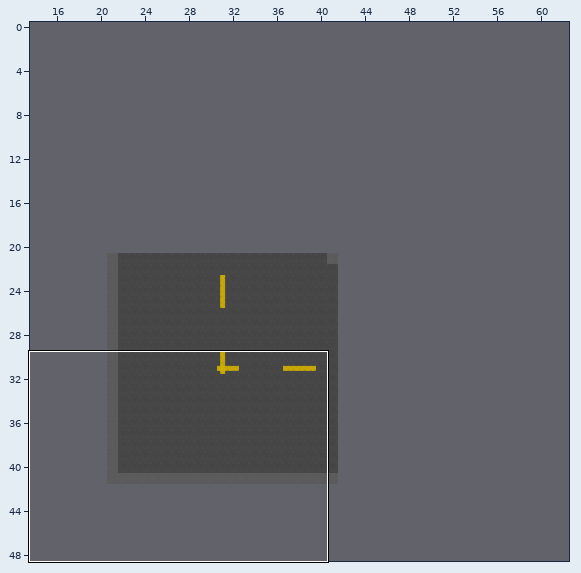
Tiled map: Map/Streets/street_2_edge.tmx. Above, an overview of the earlier version with the close-up marked.
Close-up. Before the edit:
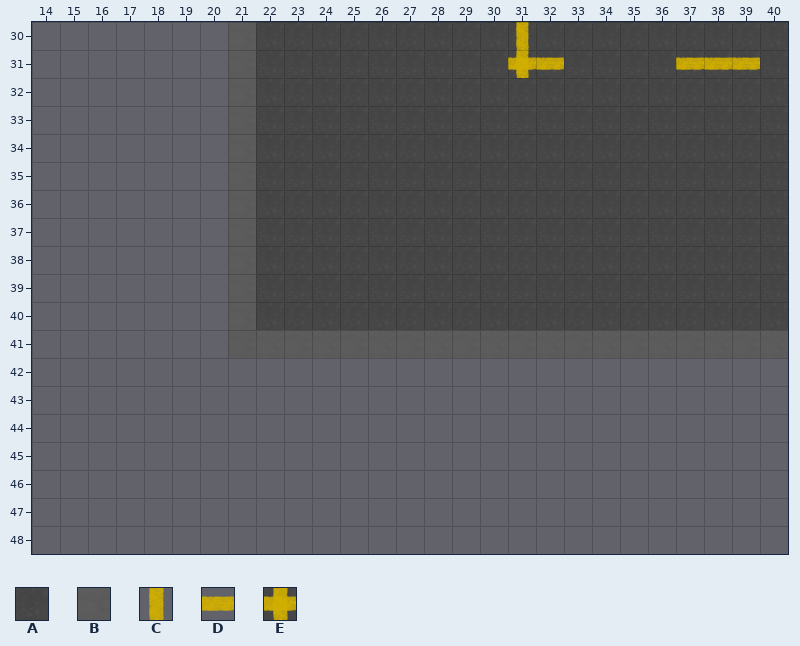
Cells are 32x32 px. Shown: x 14..40, y 30..48. The commit also changed other parts of the map, which this record leaves out. The old version is drawn lined up with the new one.
Key: from "tileset_gen4": A 0, B 15, C 16, D 17, E 18.
_ is an empty cell, # one hidden under a higher layer.
Layer "street_asphalt" before, first column x 14:
30 _______#AAAAAAAAAAAAAAAAAAA
31 _______#AAAAAAAAAAAAAAAAAAA
32 _______#AAAAAAAAAAAAAAAAAAA
33 _______#AAAAAAAAAAAAAAAAAAA
34 _______#AAAAAAAAAAAAAAAAAAA
35 _______#AAAAAAAAAAAAAAAAAAA
36 _______#AAAAAAAAAAAAAAAAAAA
37 _______#AAAAAAAAAAAAAAAAAAA
38 _______#AAAAAAAAAAAAAAAAAAA
39 _______#AAAAAAAAAAAAAAAAAAA
40 _______#AAAAAAAAAAAAAAAAAAA
41 _______####################
42 ___________________________
43 ___________________________
44 ___________________________
45 ___________________________
46 ___________________________
47 ___________________________
48 ___________________________
Layer "street_signs" before, first column x 14:
30 _______B_________C_________
31 _______B_________ED____DDD_
32 _______B___________________
33 _______B___________________
34 _______B___________________
35 _______B___________________
36 _______B___________________
37 _______B___________________
38 _______B___________________
39 _______B___________________
40 _______B___________________
41 _______BBBBBBBBBBBBBBBBBBBB
42 ___________________________
43 ___________________________
44 ___________________________
45 ___________________________
46 ___________________________
47 ___________________________
48 ___________________________
Now the later version:
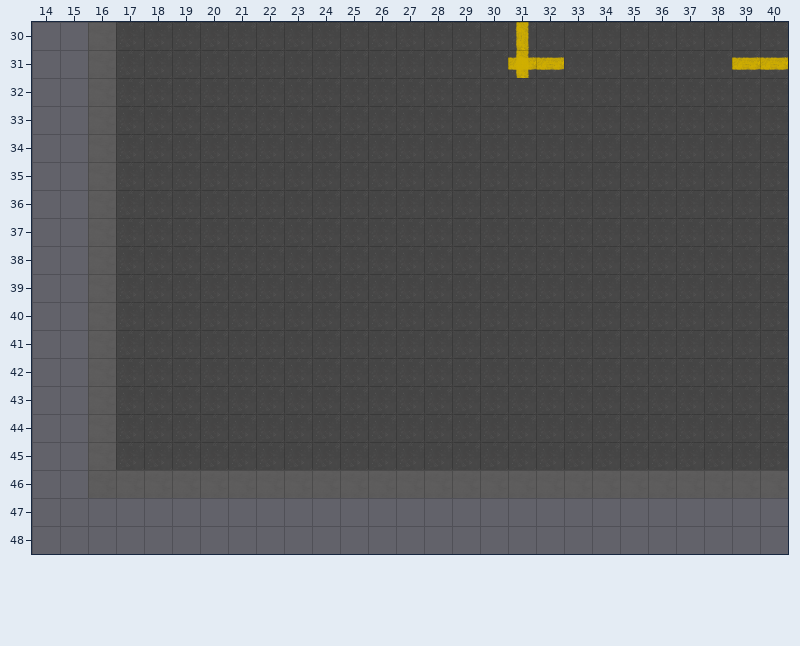
See-through tiles are keyed as they look on the map.
From the commit log: reworked streets (bigger) and their generation
Changes in this commit:
map size 21x21 -> 63x63 cells (old content now starts at 21,21; both pictures use the new coordinates)
Layer "street_asphalt":
The author put tile A in rows 30 to 41 at x 17 to 20; in rows 42 to 45 at x 17 to 40.
Layer "street_signs":
The author put tile D in row 31 at x 40.
The author cleared tile B in rows 30 to 40 at x 21; in row 41 at x 21 to 40.
The author cleared tile D in row 31 at x 37 to 38.
